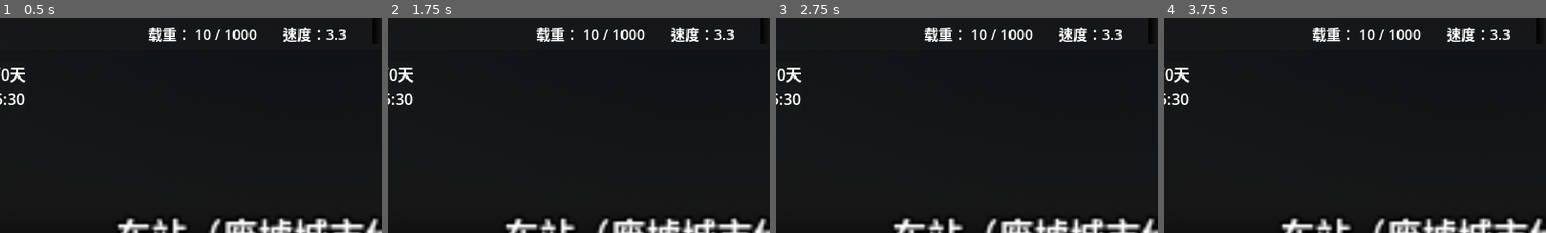
Above: before the commit, frames 1-4 (left to right).
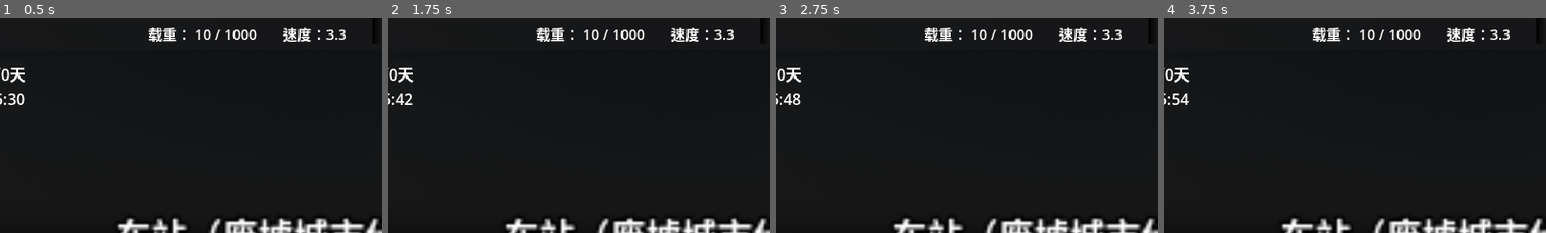
Above: after the commit, the same moments.

Repository: lxdua/EndingLine
Game: Godot game, scene res://Scene/BaseScene/base_scene.tscn
The game is run twice, just before and just after one commit, with the same random seed, the same clock (stepped at 60 frames per second) and the same inputs. This scene is started directly instead of the project's main scene. The engine's default icon, where the game draws it, is replaced by a stand-in: a white triangle on a blue panel in a dark square.
Inputs (mouse positions are % of the whole screen's width and height, from its top left):
- Up to frame 1 (0.5 s): no input
- Up to frame 2 (1.75 s): click (95, 19) at 0.5 s; click (88, 19) at 1.25 s
- Up to frame 3 (2.75 s): click (88, 19) at 2 s
- Up to frame 4 (3.75 s): click (36, 94) at 2.75 s; click (43, 94) at 3.5 s
The pictures show only the part of the screen within x 9-59%, y 0-50%; the shares and areas given below are measured in that part.

Frame 1 is identical in both runs. In frame 2, 0.2% of the frame differs, in the area x 2-7%, y 35-41%; in frame 3, 0.2%; in frame 4, 0.1%.

Commit message:
修改了一下时间流逝速度，然后加了点注释

Diff:
--- a/endinglinetry/Class/ItemRes/item_res.gd
+++ b/endinglinetry/Class/ItemRes/item_res.gd
@@ -1,8 +1,13 @@
 extends Resource
 class_name ItemRes
 
+## 物品名称
 @export var item_name: String
+## 物品价格
 @export var item_price: int
+## 物品重量
 @export var item_weight: int
+## 物品材质
 @export var item_texture: Texture
+## 物品描述
 @export_multiline var item_description: String = "暂无描述"
--- a/endinglinetry/Class/SupplyAndDemandRes/supply_and_demand_res.gd
+++ b/endinglinetry/Class/SupplyAndDemandRes/supply_and_demand_res.gd
@@ -3,6 +3,9 @@
 
 enum SupplyAndDemandType { SUPPLY, DEMAND }
 
+## 类别 是供还是需
 @export var type: SupplyAndDemandType
+## 物品信息
 @export var item: ItemRes
+## 数量
 @export var amount: int
--- a/endinglinetry/Scene/BaseScene/base_scene.gd
+++ b/endinglinetry/Scene/BaseScene/base_scene.gd
@@ -137,7 +137,7 @@
 	clock_label.text += str(minute)
 
 func _on_clock_timer_timeout() -> void:
-	current_time += 10
+	current_time += 6
 
 func is_daytime():
 	return 6 <= hour and hour <= 18
--- a/endinglinetry/Scene/BaseScene/base_scene.tscn
+++ b/endinglinetry/Scene/BaseScene/base_scene.tscn
@@ -198,7 +198,6 @@
 
 [node name="ClockTimer" type="Timer" parent="."]
 process_callback = 0
-wait_time = 10.0
 autostart = true
 
 [node name="TradeManage" parent="." instance=ExtResource("9_ib51h")]
--- a/endinglinetry/Scene/RouteSelectionScene/route_selection_scene.gd
+++ b/endinglinetry/Scene/RouteSelectionScene/route_selection_scene.gd
@@ -273,7 +273,7 @@
 	get_tree().set_pause(false)
 
 func _on_speed_up_button_button_down() -> void:
-	Engine.set_time_scale(2.0)
+	Engine.set_time_scale(10.0)
 
 func _on_speed_up_button_button_up() -> void:
 	Engine.set_time_scale(1.0)
--- a/endinglinetry/Scene/StationScene/Building/Shop/shop.tscn
+++ b/endinglinetry/Scene/StationScene/Building/Shop/shop.tscn
@@ -1,11 +1,14 @@
-[gd_scene load_steps=4 format=3 uid="uid://qxb6gn3e0g35"]
+[gd_scene load_steps=5 format=3 uid="uid://qxb6gn3e0g35"]
 
 [ext_resource type="PackedScene" uid="uid://djel7qenwu8st" path="res://Scene/StationScene/Building/building.tscn" id="1_1wph2"]
 [ext_resource type="Script" path="res://Scene/StationScene/Building/Shop/shop.gd" id="2_sat0g"]
+[ext_resource type="Script" path="res://Class/SupplyAndDemandRes/supply_and_demand_res.gd" id="3_act8o"]
 [ext_resource type="Script" path="res://Scene/Trade/Script/trade_goods.gd" id="4_4183p"]
 
 [node name="Shop" instance=ExtResource("1_1wph2")]
 script = ExtResource("2_sat0g")
+station_tax_rate = 0.0
+station_supply_and_demand = Array[ExtResource("3_act8o")]([])
 
 [node name="TradeGoods" type="Node" parent="." index="0"]
 script = ExtResource("4_4183p")
